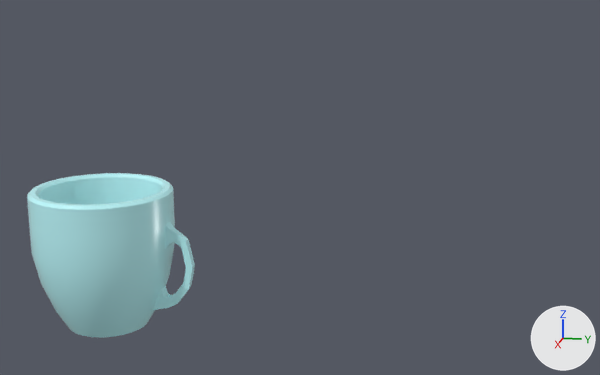
One commit to the Blender file assets/models/mug.blend: the scene before it, then after it.
One viewpoint serves both versions: a 50 mm camera at (10.59, 4.96, 3.79) aimed at (-0.39, 2.77, 1.05). Lighting does not change. The marker at lower right points along +X, +Y and +Z. The older version comes first.
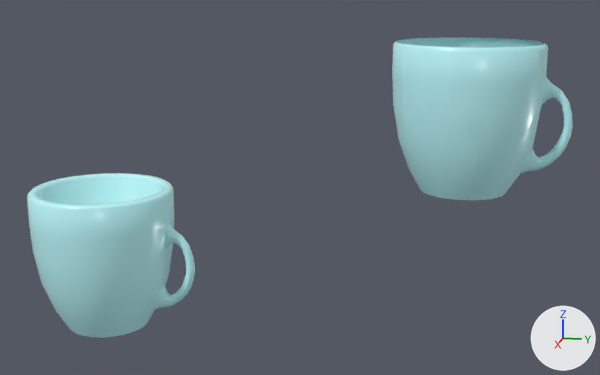
What changed in the scene script:
```text
Change me_cylinder:
    used by ob_cylinder; location = (0.0, 0.0, 0.0)
    remove me_cylinder.from_pydata(...)  # 436 vertices, 441 faces; spans x -1.0..1.0, y -1.0..1.35, z -1.0..1.0
    add me_cylinder.from_pydata(...)  # 474 vertices, 472 faces; spans x -1.0..1.0, y -1.0..1.37, z -1.0..1.0
    me_cylinder part 1
    4 vertices are removed from x 0.01..0.18, y 0.75..1.0, z -0.71..0.57
    29 faces are deleted
    9 vertices in x -0.5..0.5, y -0.91..1.24, z -0.44..0.29 move by (0.0, 0.01, 0.0)
    5 vertices in x -0.5..0.5, y 0.76..0.9, z -0.38..-0.29 move by (0.0, -0.01, 0.0)
    5 vertices in x 0.76..0.91, y -0.5..0.5, z -0.29 move by (-0.01, 0.0, 0.0)
    5 vertices in x -0.91..-0.76, y -0.5..0.5, z -0.29 move by (0.01, 0.0, 0.0)
    3 vertices in x 0.56..0.83, y 0.56..0.83, z 0.18 move by (-0.02, -0.02, 0.0)
    3 vertices in x 0.56..0.83, y -0.83..-0.56, z 0.18 move by (-0.02, 0.02, 0.0)
    78 vertices move from x -1.0..1.0, y -1.0..1.35, z -0.68..0.51 to x -0.98..0.98, y -0.98..1.34, z -0.63..0.46
    42 vertices are added at x -0.03..0.22, y 0.72..1.37, z -0.74..0.61
    60 new faces join them
Add me_cylinder_007:
    me_cylinder_007.from_pydata(...)  # 26 vertices, 13 faces; spans x -0.413..0.615, y -0.251..0.619, z -1.0..-0.488
    me_cylinder_007.polygons.foreach_set('use_smooth', [True] * 13)
    me_cylinder_007.materials.append(mat_mug)  # cyan #bffbff
Add me_cylinder_006:
    me_cylinder_006.from_pydata(...)  # 138 vertices, 122 faces; spans x -0.41..0.64, y 0.56..1.37, z -1.0..1.0
    me_cylinder_006.polygons.foreach_set('use_smooth', [True] * 122)
    me_cylinder_006.materials.append(mat_mug)  # cyan #bffbff
Add me_cylinder_005:
    me_cylinder_005.from_pydata(...)  # 86 vertices, 69 faces; spans x -1.0..0.04, y -0.38..1.0, z -1.0..1.0
    me_cylinder_005.polygons.foreach_set('use_smooth', [True] * 69)
    me_cylinder_005.materials.append(mat_mug)  # cyan #bffbff
Add me_cylinder_004:
    me_cylinder_004.from_pydata(...)  # 81 vertices, 64 faces; spans x -0.92..0.56, y -1.0..-0.22, z -1.0..1.0
    me_cylinder_004.polygons.foreach_set('use_smooth', [True] * 64)
    me_cylinder_004.materials.append(mat_mug)  # cyan #bffbff
Add me_cylinder_003:
    me_cylinder_003.from_pydata(...)  # 62 vertices, 46 faces; spans x 0.17..0.99, y -0.83..0.25, z -1.0..1.0
    me_cylinder_003.polygons.foreach_set('use_smooth', [True] * 46)
    me_cylinder_003.materials.append(mat_mug)  # cyan #bffbff
Add me_cylinder_002:
    me_cylinder_002.from_pydata(...)  # 54 vertices, 41 faces; spans x 0.33..1.0, y -0.2..0.92, z -0.84..1.0
    me_cylinder_002.polygons.foreach_set('use_smooth', [True] * 41)
    me_cylinder_002.materials.append(mat_mug)  # cyan #bffbff
Add ob_shard6:
    ob_shard6 = bpy.data.objects.new('Shard6', me_cylinder_007)
    ob_shard6.location = (-0.73, 4.97, 2.04)
Add ob_shard4:
    ob_shard4 = bpy.data.objects.new('Shard4', me_cylinder_006)
    ob_shard4.location = (-0.73, 4.97, 2.04)
Add ob_shard5:
    ob_shard5 = bpy.data.objects.new('Shard5', me_cylinder_005)
    ob_shard5.location = (-0.73, 4.97, 2.04)
Add ob_shard1:
    ob_shard1 = bpy.data.objects.new('Shard1', me_cylinder_004)
    ob_shard1.location = (-0.73, 4.97, 2.04)
Add ob_shard2:
    ob_shard2 = bpy.data.objects.new('Shard2', me_cylinder_003)
    ob_shard2.location = (-0.73, 4.97, 2.04)
Add ob_shard3:
    ob_shard3 = bpy.data.objects.new('Shard3', me_cylinder_002)
    ob_shard3.location = (-0.73, 4.97, 2.04)
```

What differs and where, as boxes (x1, y1, x2, y2) in the pictures (600 x 375 px; the box of a moved part takes in the faces that stretch with it):
'Shard2', added (cyan)
    after: (402, 44, 482, 200)
'Shard3', added (cyan)
    after: (451, 45, 544, 190)
'Shard4', added (cyan)
    after: (507, 44, 573, 191)
'Shard1', added (cyan)
    after: (392, 38, 445, 190)
'Shard5', added (cyan)
    after: (442, 38, 545, 48)
'Shard6', added (cyan)
    after: (479, 165, 508, 200)
part 1 of me_cylinder, moved or reshaped
    both: (29, 191, 195, 330)
